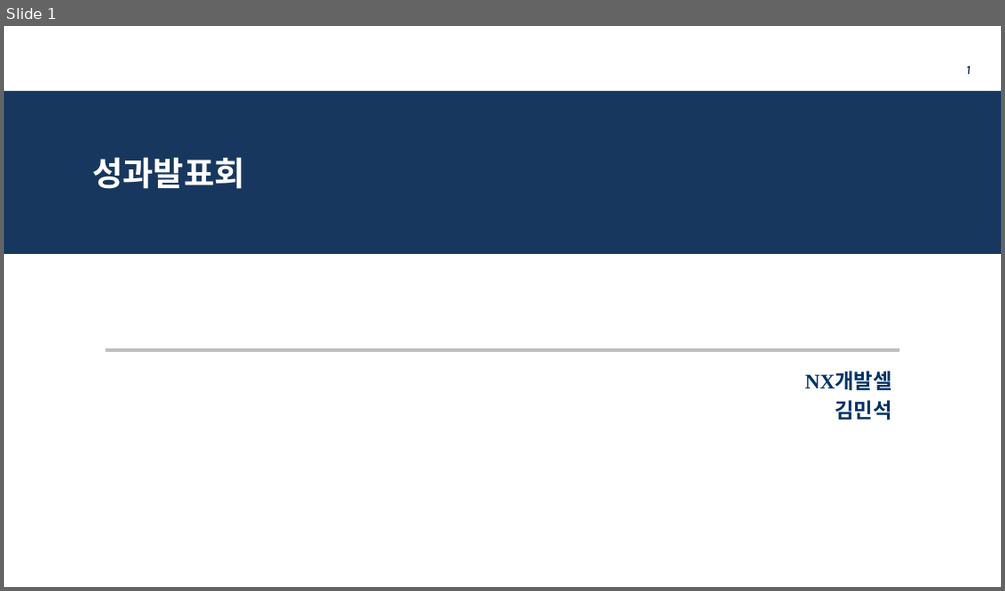
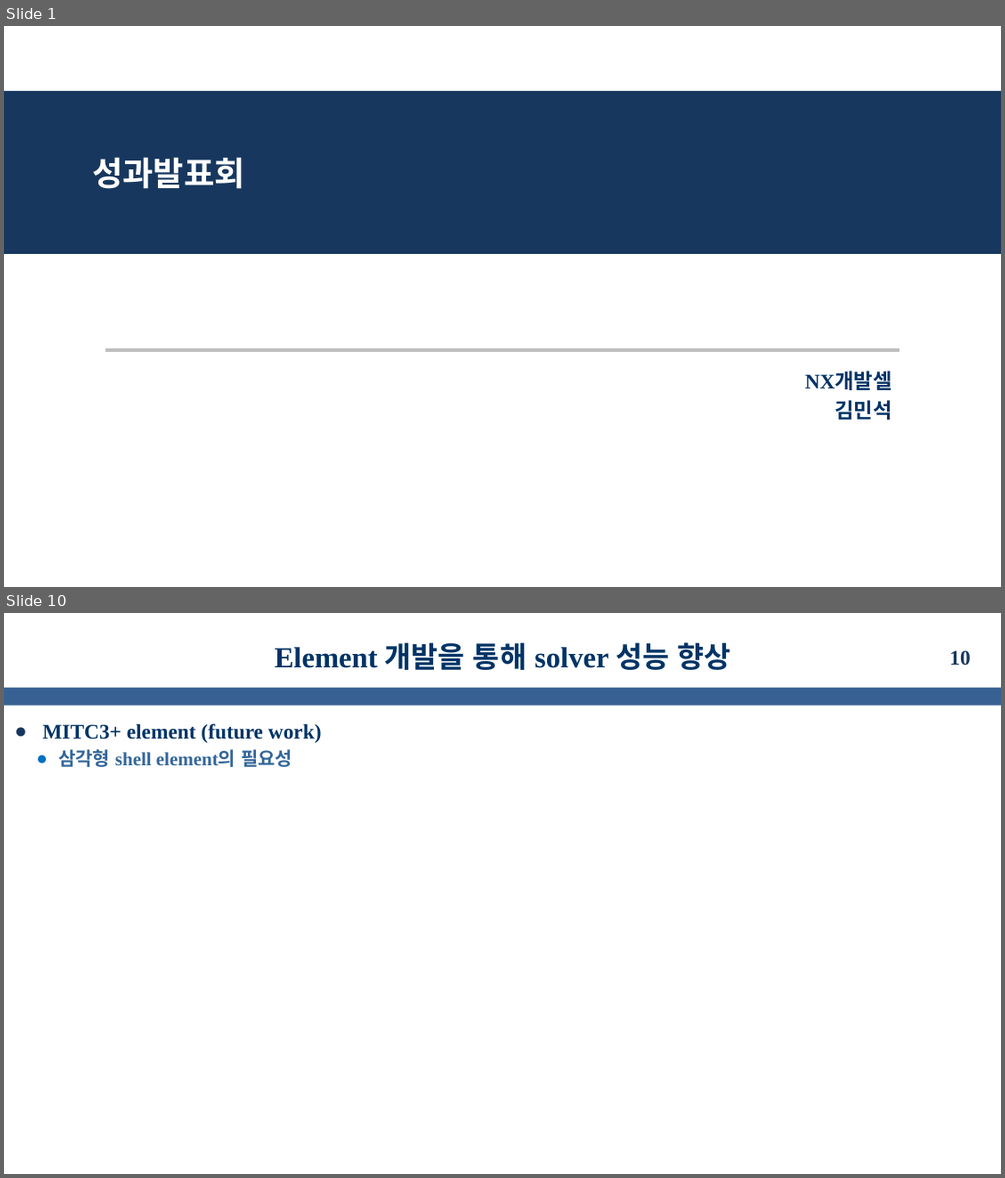
Before and after one commit to kms0523/Study, a slide deck: 발표자료/성과발표(중간).pptx. Shown one above the other, each under a label of ours: slide 1 before the commit, slides 1 and 10 after it; the slides between them are not shown. The pictures are 1005x591 and 1005x1178 pixels, drawn with LibreOffice and Linux fonts; fonts in the diff are those of the drawing; background and template pictures are left out. Boxes give left, top, right and bottom in pixels: in the first picture for what was removed or moved away, otherwise in the second. Text is boxed around its words. In the diff, an @@ line names an element or a change of style, - is before the commit and + after.

```diff
--- a/발표자료/성과발표(중간).pptx
+++ b/발표자료/성과발표(중간).pptx
@@ slide 10 added at (4,613,1001,1174), background #FFFFFF @@
@@ title added at (275,642,730,670), 28 pt, text #003366, bold @@
+Element 개발을 통해 solver 성능 향상
@@ page number added at (949,650,970,666), 20 pt, text #17375E, bold @@
+10
@@ rectangle added at (4,688,1001,706), fill #386193 @@
@@ text added at (42,723,322,767), 20 pt, text #003366, bold @@
+● MITC3+ element (future work)
+  ● 삼각형 shell element의 필요성
@@ slide 1 changed as well @@
@@ page number removed at (966,66,970,74) @@
-1
```
Also in this commit, not shown: 1 other slide changed, 7 other slides added, 3 slides removed, 4 other files.
